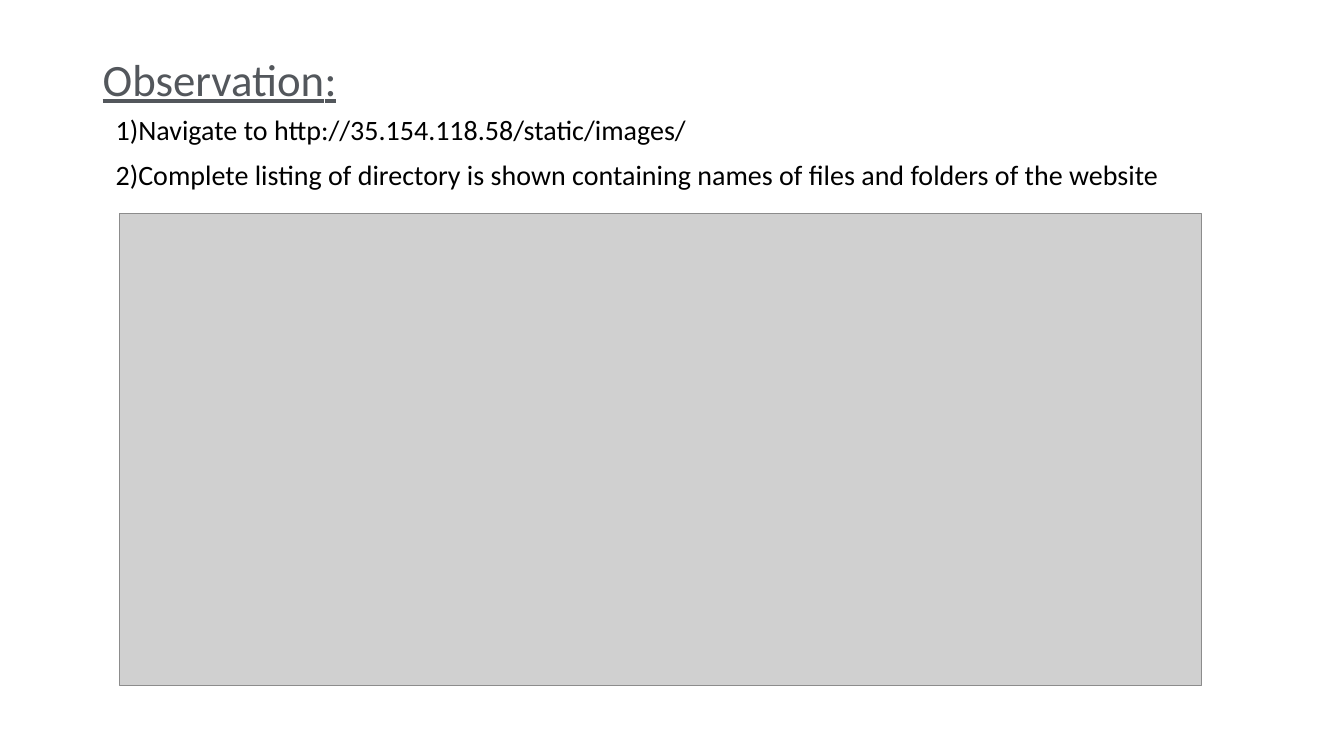
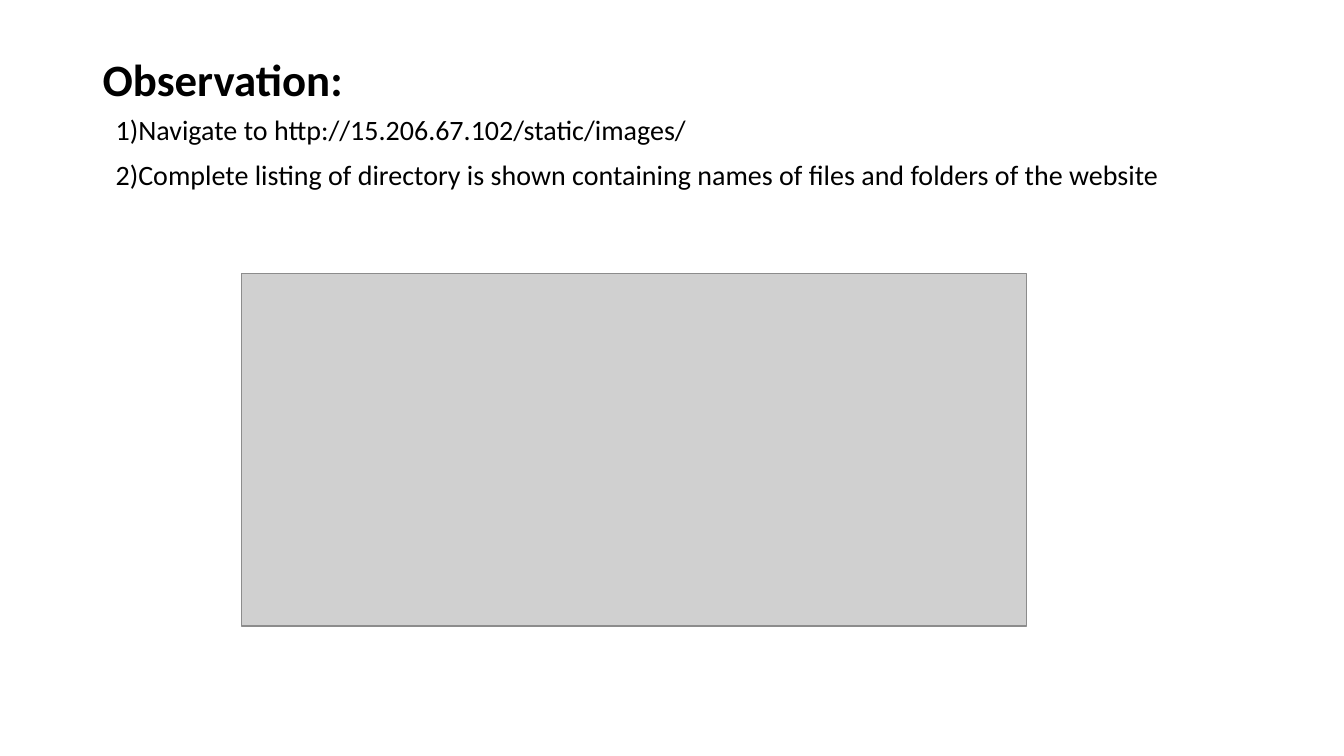
Before and after one commit to RocktimRajkumar/CEH-hack-a-thon, a slide deck: slide 78 of reports/Lifestyle Store/LifeStyle Store Application Reports.pptx (slide 72 before the commit). Drawn at 1344x756 pixels with LibreOffice and Linux fonts; fonts in the diff are those of the drawing; grey boxes stand for pictures. Boxes give left, top, right and bottom in pixels: in the first picture for what was removed or moved away, otherwise in the second. Text is boxed around its words. In the diff, an @@ line names an element or a change of style, - is before the commit and + after.

```diff
--- a/reports/Lifestyle Store/LifeStyle Store Application Reports.pptx
+++ b/reports/Lifestyle Store/LifeStyle Store Application Reports.pptx
@@ title "Observation:" at bbox=[103, 64, 343, 97]: text colour gradient #53575C to #C5C7CA to #000000, bold on, underline off @@
@@ text at bbox=[116, 119, 686, 145]: text changed @@
-1)Navigate to http://35.154.118.58/static/images/
+1)Navigate to http://15.206.67.102/static/images/
@@ picture: place and size @@
-picture at bbox=[120, 214, 1202, 686]
+picture at bbox=[242, 273, 1027, 626]
```
Also in this commit, not shown: 4 other slides changed, 6 slides added.
